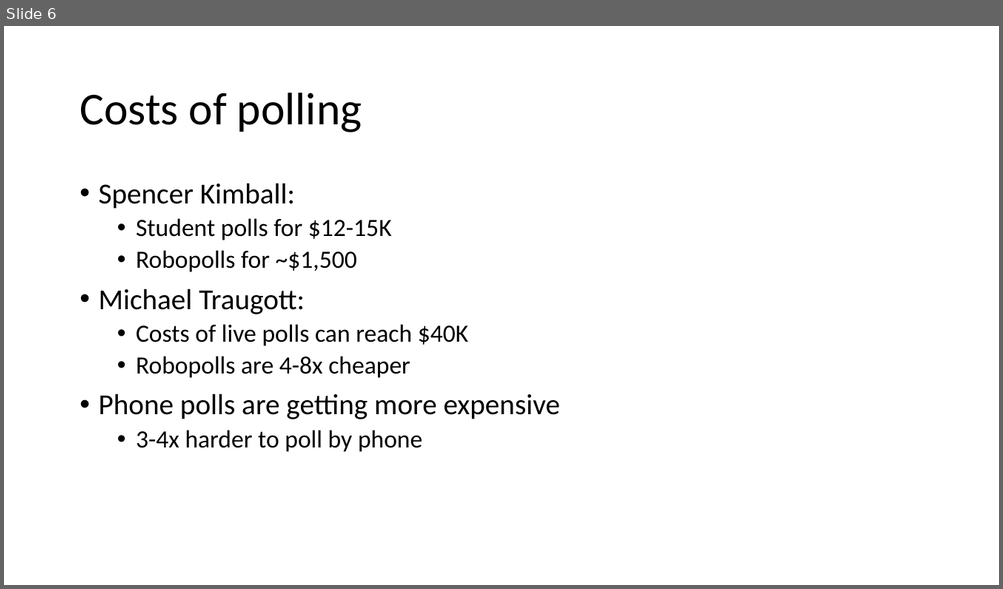
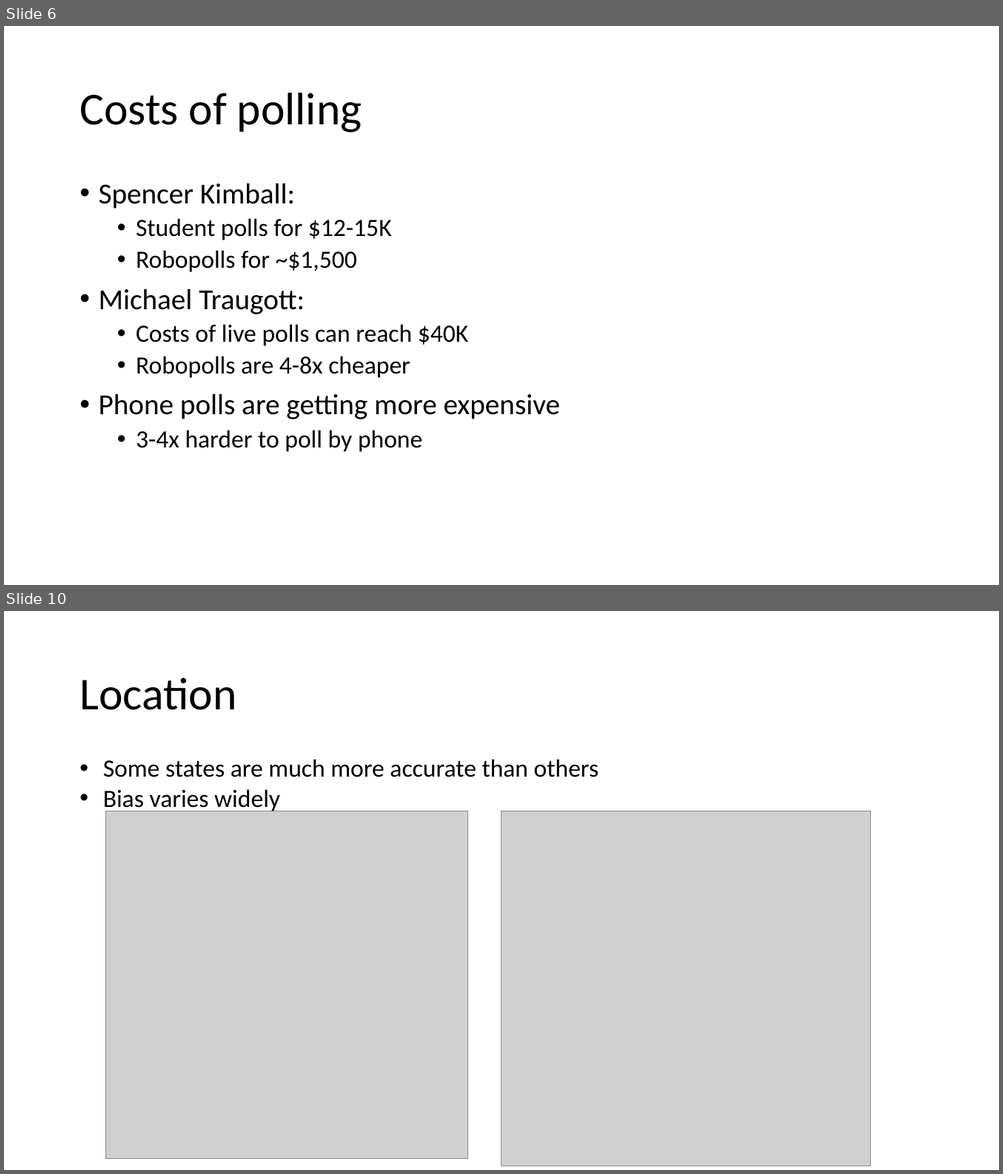
Before and after one commit to Hedgehog612/Capstone_Project_1, a slide deck: data_storytelling.pptx. Shown one above the other, each under a label of ours: slide 6 before the commit, slides 6 and 10 after it; the slides between them are not shown. The pictures are 1003x589 and 1003x1174 pixels, drawn with LibreOffice and Linux fonts; fonts in the diff are those of the drawing; grey boxes stand for pictures. Boxes give left, top, right and bottom in pixels: in the first picture for what was removed or moved away, otherwise in the second. Text is boxed around its words. In the diff, an @@ line names an element or a change of style, - is before the commit and + after.

```diff
--- a/data_storytelling.pptx
+++ b/data_storytelling.pptx
@@ slide 10 added at (4, 611, 999, 1170), background #FFFFFF @@
@@ title added at (79, 678, 236, 710), 44 pt, text #000000 @@
+Location
@@ text added at (103, 759, 599, 813), 24 pt, text #000000 @@
+• Some states are much more accurate than others
+• Bias varies widely
@@ picture added at (105, 811, 467, 1159) @@
@@ picture added at (502, 811, 871, 1166) @@
```
Also in this commit, not shown: 3 slides changed, 7 other slides added, 9 slides removed.
